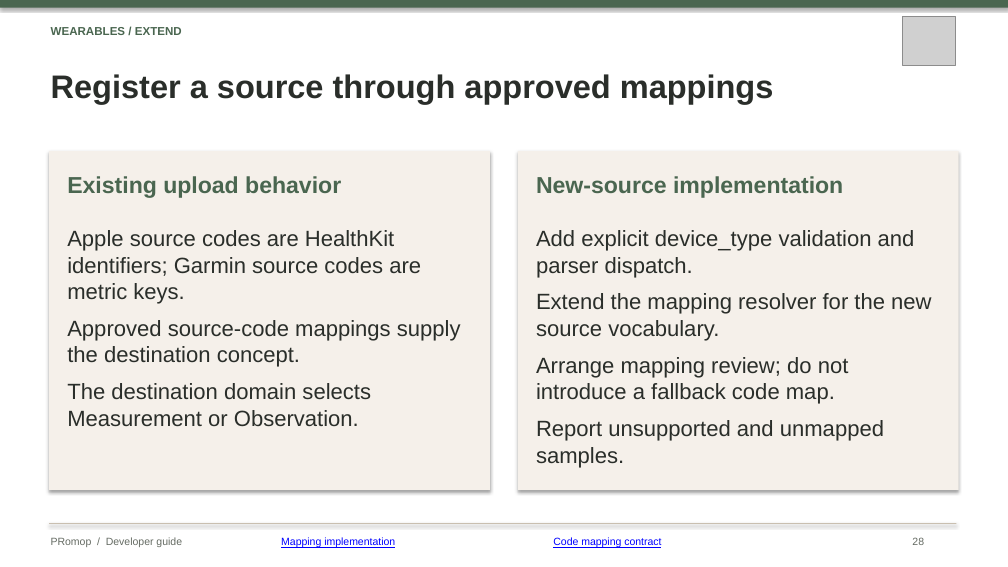
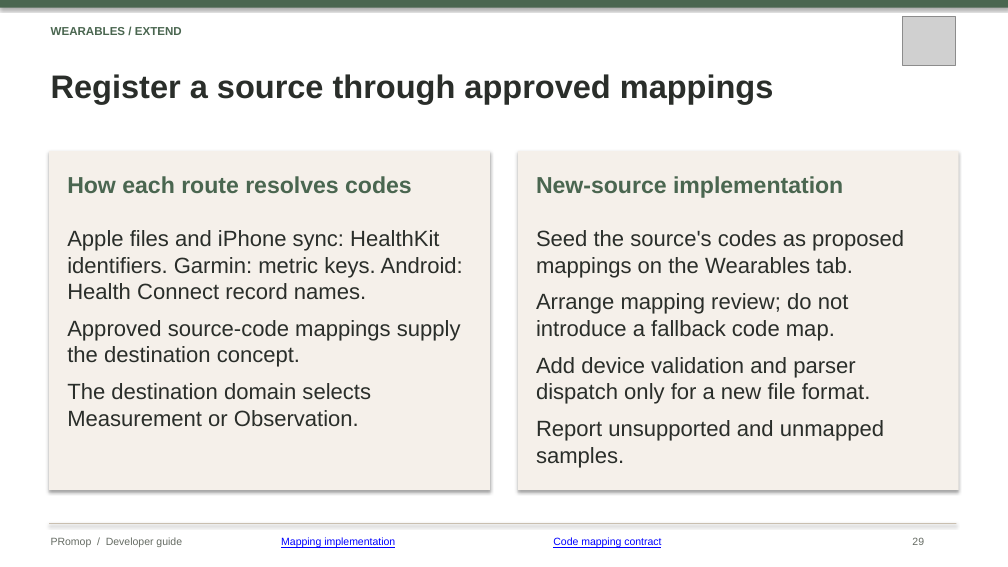
Before and after one commit to healthkey-ai/promop, a slide deck: slide 29 of PRomop_Developer_Guide.pptx (slide 28 before the commit). Drawn at 1008x567 pixels with LibreOffice and Linux fonts; fonts in the diff are those of the drawing; grey boxes stand for pictures. Boxes give left, top, right and bottom in pixels: in the first picture for what was removed or moved away, otherwise in the second. Text is boxed around its words. In the diff, an @@ line names an element or a change of style, - is before the commit and + after.

```diff
--- a/PRomop_Developer_Guide.pptx
+++ b/PRomop_Developer_Guide.pptx
@@ text at bbox=[67, 176, 412, 193]: text changed @@
-Existing upload behavior
+How each route resolves codes
@@ text at bbox=[67, 230, 463, 299]: text changed @@
-Apple source codes are HealthKit identifiers; Garmin source codes are metric keys.
+Apple files and iPhone sync: HealthKit identifiers. Garmin: metric keys. Android: Health Connect record names.
@@ text at bbox=[536, 230, 904, 278]: text changed @@
-Add explicit device_type validation and parser dispatch.
-Extend the mapping resolver for the new source vocabulary.
+Seed the source's codes as proposed mappings on the Wearables tab.
@@ text at bbox=[536, 357, 871, 404]: paragraph added @@
+Add device validation and parser dispatch only for a new file format.
```
Also in this commit, not shown: 8 other slides changed, 2 slides added, 1 slide removed, 1 other file.
